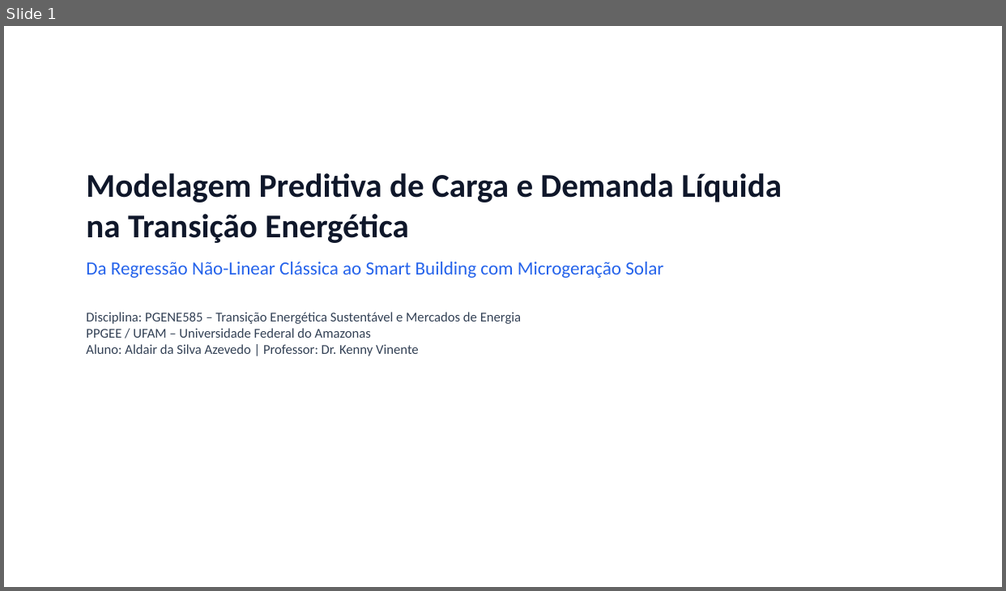
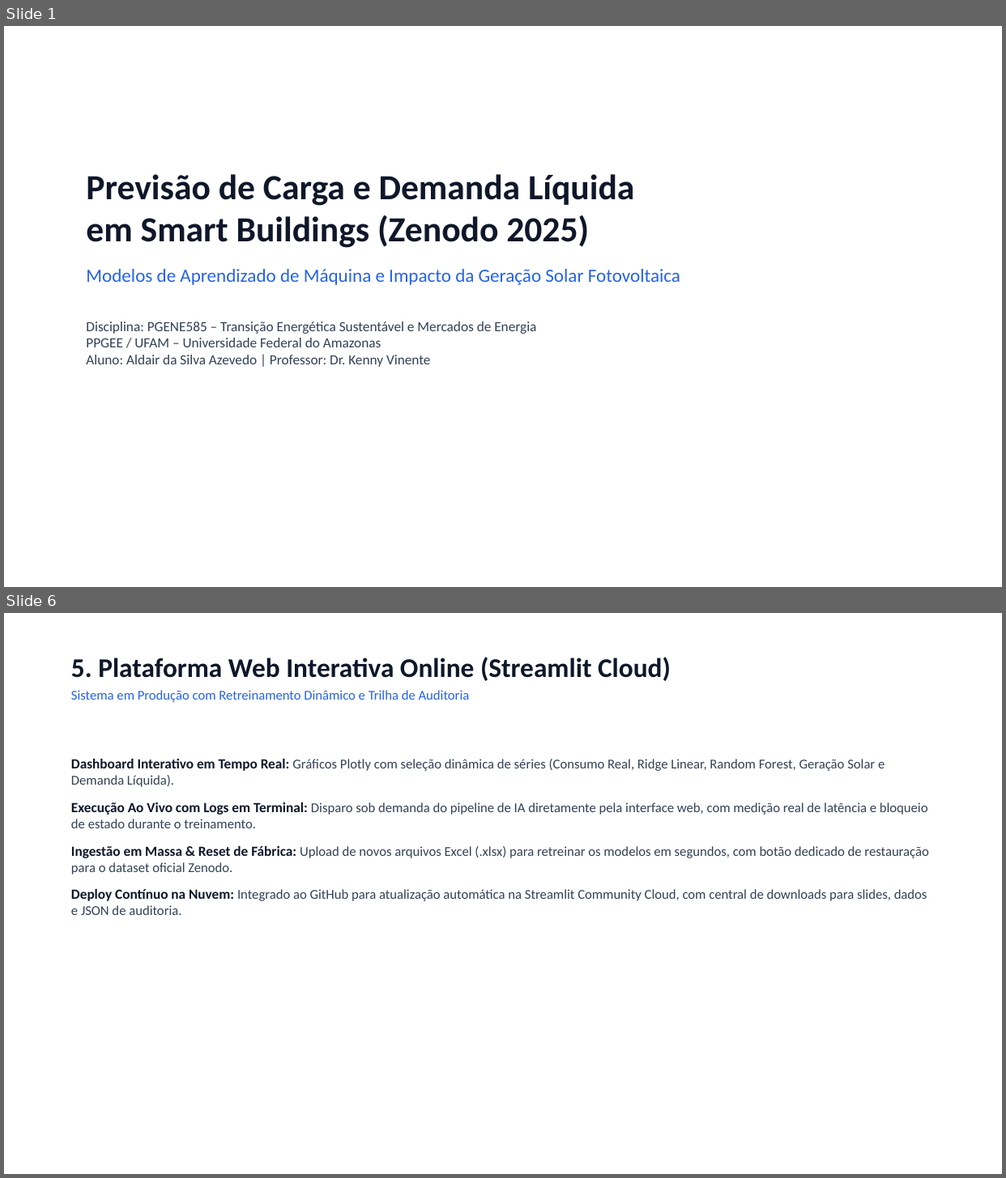
Before and after one commit to AldairAzevedo/energy-demand-forecast, a slide deck: presentation/slides_apresentacao.pptx. Shown one above the other, each under a label of ours: slide 1 before the commit, slides 1 and 6 after it; the slides between them are not shown. The pictures are 1006x591 and 1006x1178 pixels, drawn with LibreOffice and Linux fonts; fonts in the diff are those of the drawing. Boxes give left, top, right and bottom in pixels: in the first picture for what was removed or moved away, otherwise in the second. Text is boxed around its words. In the diff, an @@ line names an element or a change of style, - is before the commit and + after.

Commit message:
refactor(slides): atualiza apresentacao de 7 slides focada 100% no desafio Zenodo

```diff
--- a/presentation/slides_apresentacao.pptx
+++ b/presentation/slides_apresentacao.pptx
@@ slide 6 added at <box>4,613,1002,1174</box>, background #FFFFFF @@
@@ text added at <box>71,657,671,702</box>, 13 pt, text #2563EB @@
+5. Plataforma Web Interativa Online (Streamlit Cloud)
+Sistema em Produção com Retreinamento Dinâmico e Trilha de Auditoria
@@ text added at <box>71,759,928,915</box>, 13 pt, text #334155 @@
+Dashboard Interativo em Tempo Real: Gráficos Plotly com seleção dinâmica de séries (Consumo Real, Ridge Linear, Random Forest, Geração Solar e Demanda Líquida).
+Execução Ao Vivo com Logs em Terminal: Disparo sob demanda do pipeline de IA diretamente pela interface web, com medição real de latência e bloqueio de estado durante o treinamento.
+Ingestão em Massa & Reset de Fábrica: Upload de novos arquivos Excel (.xlsx) para retreinar os modelos em segundos, com botão dedicado de restauração para o dataset oficial Zenodo.
+Deploy Contínuo na Nuvem: Integrado ao GitHub para atualização automática na Streamlit Community Cloud, com central de downloads para slides, dados e JSON de auditoria.
@@ slide 1 changed as well @@
@@ text at <box>86,174,680,285</box>: text changed @@
-Modelagem Preditiva de Carga e Demanda Líquida
-na Transição Energética
-Da Regressão Não-Linear Clássica ao Smart Building com Microgeração Solar
+Previsão de Carga e Demanda Líquida
+em Smart Buildings (Zenodo 2025)
+Modelos de Aprendizado de Máquina e Impacto da Geração Solar Fotovoltaica
@@ text at <box>86,322,536,367</box>: size 13 to 13.5 pt in "Disciplina: PGENE585 – Transição Energética Sustentável e ..."; more space between paragraphs @@
```
Also in this commit, not shown: 2 other slides changed, 3 other slides added, 7 slides removed, 2 other files.
